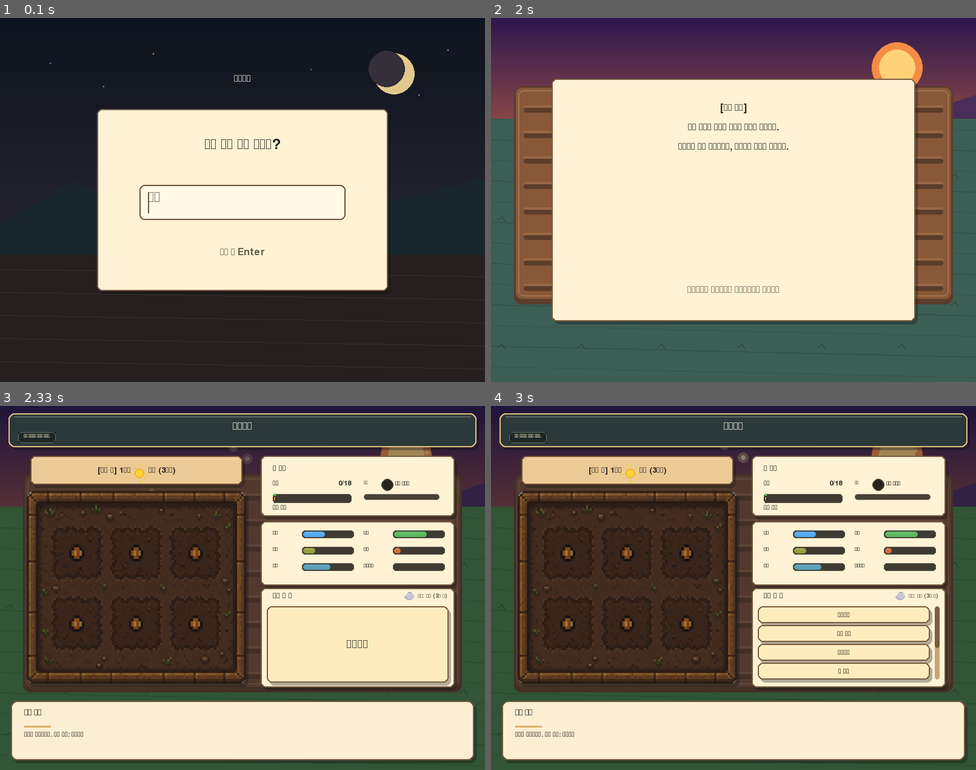
Above: before the commit, frames 1-4 (two rows, left to right).
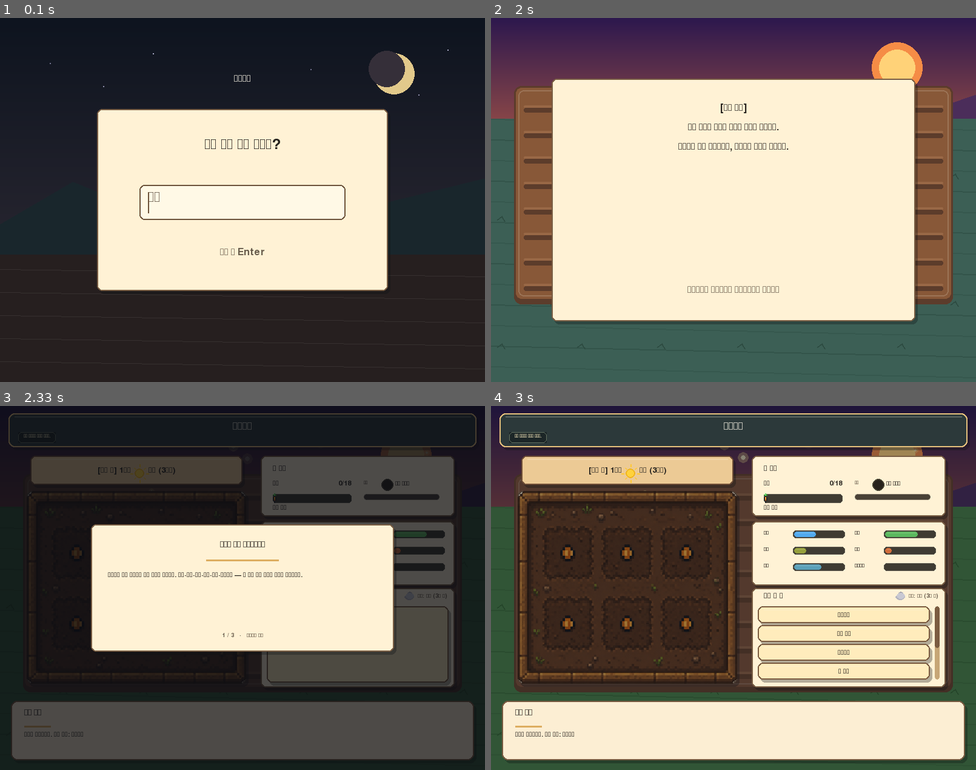
Above: after the commit, the same moments.

Repository: minulx-10/DreamFarm
Game: pygame game, started from main.py
Two runs of this game, one before a commit and one after it. Both use one fixed random seed, a clock stepped at 60 frames per second and the inputs below.
Inputs (mouse positions are in pixels of both pictures, inside the frame that each line leads up to):
- Up to frame 1 (0.1 s): no input
- Up to frame 2 (2 s): tap Space at 0.33, 1.62, 1.92 s; type "ann" at 0.67 s; tap Enter at 1 s; click (718, 138) at 1.27 s; click (801, 119) at 1.63 s
- Up to frame 3 (2.33 s): click (63, 577) at 2.15 s
- Up to frame 4 (3 s): hold Enter 2.43-2.73 s; tap Space at 2.5 s; click (869, 719) at 2.52 s; tap 2 at 2.58 s; click "행동하기" at 2.82 s

Frames 1-2 are identical in both runs. In frame 3, 93% of the frame differs, in the area x 0-100%, y 0-100%; in frame 4, nothing differs.

Commit message:
feat: 첫 플레이 온보딩 튜토리얼 추가 및 README 전면 작성
- farm: 첫 플레이 시 3장 온보딩 카드(스탯 읽기·판단 방식·성장/인내 규칙,
  M키 음소거 안내). 재플레이(is_second_run) 시 자동 생략, 게임 입력 차단.
- README: 컨셉·실행법·조작법·핵심 특징·코드 구조를 담아 전면 재작성.

Co-Authored-By: Claude Opus 4.8 <noreply@anthropic.com>

Diff:
--- a/scenes/farm.py
+++ b/scenes/farm.py
@@ -45,6 +45,19 @@
 
 
 class FarmScene:
+    # 첫 플레이 온보딩 카드 (제목, 본문)
+    TUTORIAL_PAGES = [
+        ("꿈속의 밭에 도착했습니다",
+         "오른쪽의 여섯 스탯으로 밭의 상태를 읽으세요. "
+         "수분·건강·잡초·해충·배수·스트레스 — 이 모든 것이 당근의 건강을 좌우합니다."),
+        ("정답은 알려주지 않습니다",
+         "아래 '농장 일지'는 밭의 증상만 알려줄 뿐, 무엇을 할지는 직접 판단해야 합니다. "
+         "막막하면 '살펴보기'로 정밀 진단과 날씨 예보를 받을 수 있어요."),
+        ("서두르지 마세요",
+         "작물은 제대로 된 돌봄과, 밭이 평온할 때의 '기다리기'에서 자랍니다. "
+         "조급함은 당근을 상하게 합니다.  (M 키: 음소거)"),
+    ]
+
     def __init__(self):
         self.day = 1
         self.growth = 0
@@ -125,6 +138,10 @@
         for px, py in pebbles:
             self.plot_decorations.append({'type': 'pebble', 'x': px, 'y': py})
 
+        # 첫 플레이 온보딩 (재플레이 시 생략)
+        self.tutorial_step = 0
+        self.tutorial_active = not game_state.is_second_run
+
         self.rebuild_buttons()
 
     def rebuild_buttons(self):
@@ -216,6 +233,18 @@
         self.rebuild_buttons()
 
     def handle_events(self, events):
+        # 온보딩이 떠 있는 동안에는 클릭/스페이스로 카드만 넘긴다 (게임 입력 차단)
+        if self.tutorial_active:
+            for event in events:
+                advance = (event.type == pygame.MOUSEBUTTONDOWN and event.button == 1) or (
+                    event.type == pygame.KEYDOWN and event.key in (pygame.K_SPACE, pygame.K_RETURN))
+                if advance:
+                    audio.play("page")
+                    self.tutorial_step += 1
+                    if self.tutorial_step >= len(self.TUTORIAL_PAGES):
+                        self.tutorial_active = False
+            return
+
         for event in events:
             if event.type == pygame.MOUSEWHEEL and self.action_menu_open:
                 max_scroll = max(0, len(self.get_action_choices()) - 4)
@@ -1097,3 +1126,31 @@
                 y_offset += wf.get_height() + 2
 
         draw_bottom_bar(screen, "농장 일지", f"{self.message} {self.notice}")
+
+        if self.tutorial_active:
+            self.draw_tutorial(screen)
+
+    def draw_tutorial(self, screen):
+        overlay = pygame.Surface((800, 600), pygame.SRCALPHA)
+        overlay.fill((10, 12, 18, 185))
+        screen.blit(overlay, (0, 0))
+
+        title, body = self.TUTORIAL_PAGES[self.tutorial_step]
+        card = pygame.Rect(150, 195, 500, 210)
+        draw_light_panel(screen, card)
+
+        title_surf = get_font(23).render(title, True, TEXT_DARK)
+        screen.blit(title_surf, (card.centerx - title_surf.get_width() // 2, card.y + 26))
+        pygame.draw.rect(screen, (221, 173, 96),
+                         (card.centerx - 60, card.y + 58, 120, 3), border_radius=2)
+
+        body_font = get_font(17)
+        y = card.y + 78
+        for line in wrap_text(body, body_font, card.w - 56):
+            ls = body_font.render(line, True, TEXT_DARK)
+            screen.blit(ls, (card.x + 28, y))
+            y += body_font.get_height() + 7
+
+        step_txt = f"{self.tutorial_step + 1} / {len(self.TUTORIAL_PAGES)}   ·   클릭하여 계속"
+        ss = get_font(14).render(step_txt, True, TEXT_MUTED)
+        screen.blit(ss, (card.centerx - ss.get_width() // 2, card.bottom - 32))
Not shown, changed: README.md
